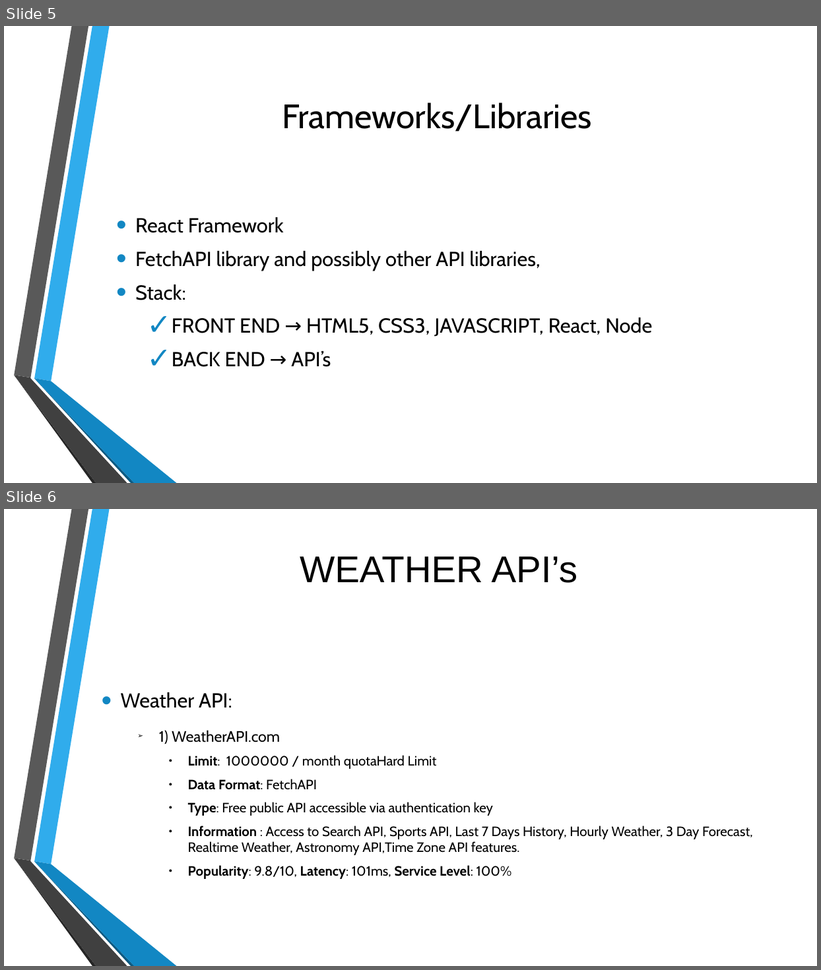
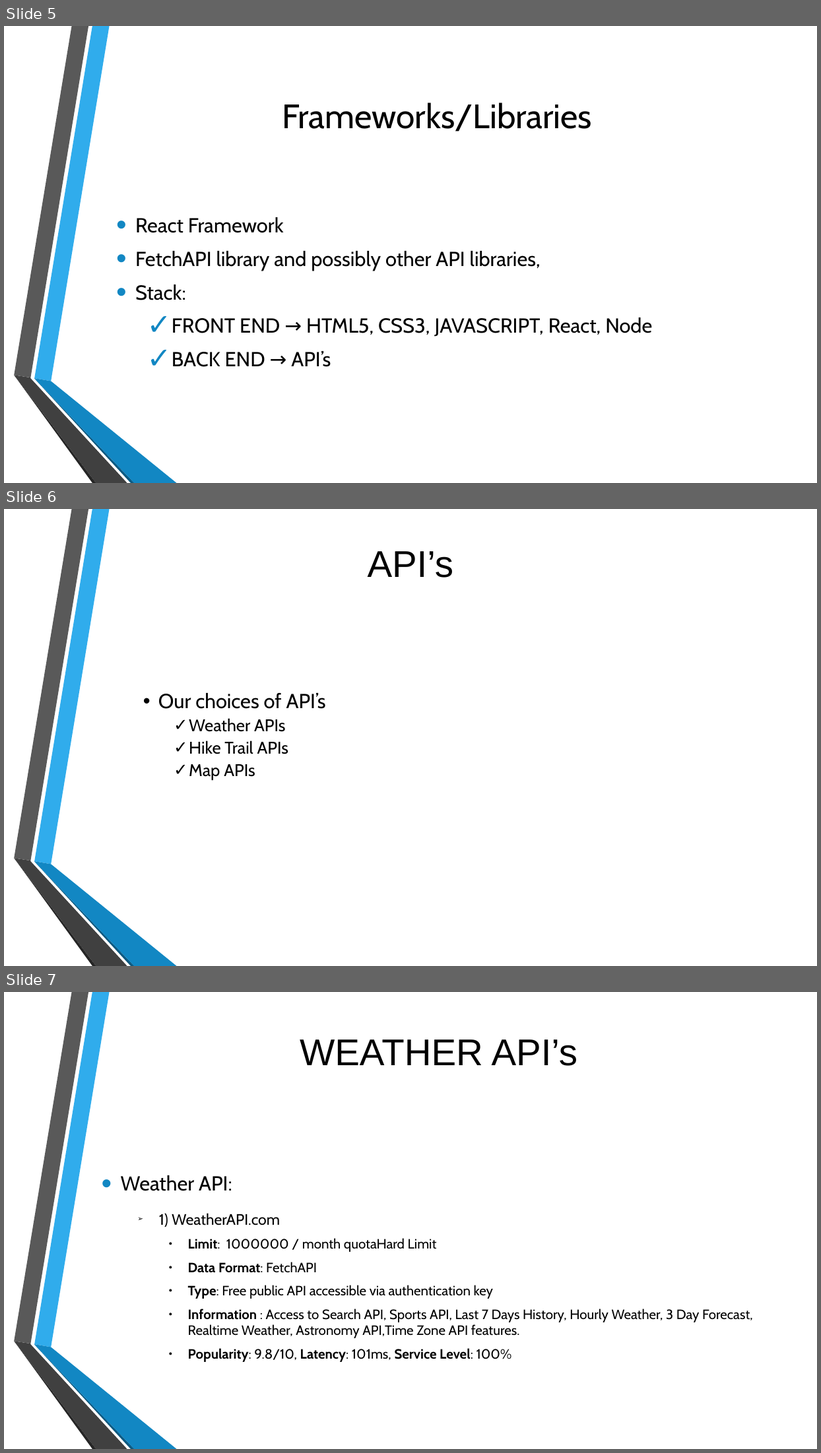
Before and after one commit to HarshaRamayanam/webdev-project, a slide deck: Project proposal.pptx. Shown one above the other, each under a label of ours: slides 5 and 6 before the commit, slides 5, 6 and 7 after it. The pictures are 821x970 and 821x1453 pixels, drawn with LibreOffice and Linux fonts; fonts in the diff are those of the drawing; background and template pictures are left out. Boxes give left, top, right and bottom in pixels: in the first picture for what was removed or moved away, otherwise in the second. Text is boxed around its words. In the diff, an @@ line names an element or a change of style, - is before the commit and + after.

```diff
--- a/Project proposal.pptx
+++ b/Project proposal.pptx
@@ slide 6 added at (4,509,817,966), background picture (left out); not listed: 6 template elements that a slide beside it also shows @@
@@ title added at (368,551,454,578), 44 pt, text #000000 @@
+API’s
@@ subtitle added at (158,693,326,780), 20 pt, text #000000 @@
+• Our choices of API’s
+  ✓ Weather APIs
+  ✓ Hike Trail APIs
+  ✓ Map APIs
@@ what was slide 6 is now slide 7 @@
```
Also in this commit, not shown: 3 slides changed.
